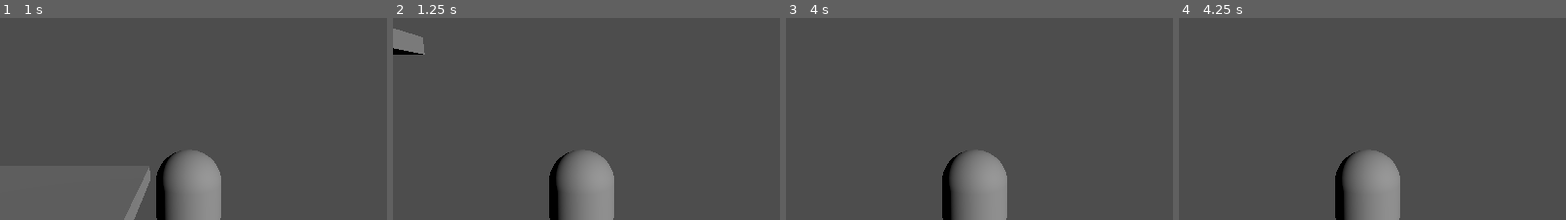
Above: before the commit, frames 1-4 (left to right).
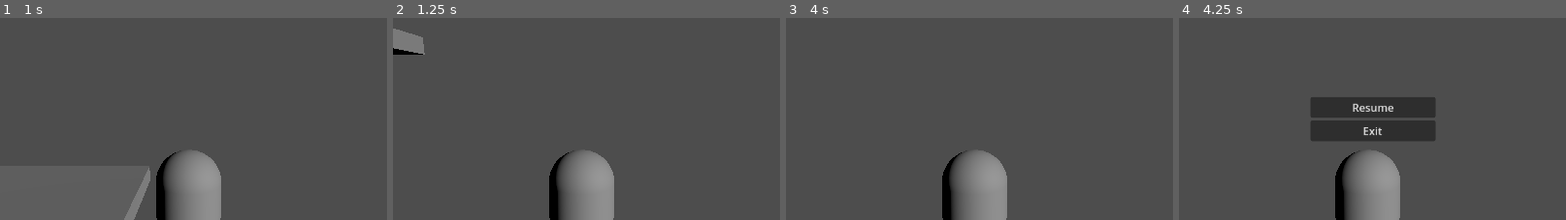
Above: after the commit, the same moments.

Repository: JDSankarlal/RJGame
Game: Godot game, scene res://Scenes/world.tscn
Two runs of this game, one before a commit and one after it. Both use one fixed random seed, a clock stepped at 60 frames per second and the inputs below.
Inputs (mouse positions are % of the whole screen's width and height, from its top left):
- Up to frame 1 (1 s): tap Enter at 0.5 s; move the mouse to (72, 41) at 0.52 s; hold D (move_right) from 0.53 s (still down)
- Up to frame 2 (1.25 s): keep holding D (move_right)
- Up to frame 3 (4 s): move the mouse to (30, 52) at 1.27 s; release D (move_right) at 1.28 s; hold S (move_back) 1.28-2.03 s; tap Space at 2, 3.5 s; move the mouse to (60, 23) at 2.02 s; hold D (move_right) 2.03-2.78 s; tap Enter at 2.75 s; move the mouse to (45, 68) at 2.77 s; hold W (move_forward) 2.78-3.53 s; move the mouse to (80, 62) at 3.52 s; hold A (move_left) from 3.53 s (still down)
- Up to frame 4 (4.25 s): keep holding A (move_left); tap Escape (pause, bound only after the commit) at 4.15 s
The pictures show only the part of the screen within x 26-76%, y 14-64%; the shares and areas given below are measured in that part.

Frames 1-3 are identical in both runs. In frame 4, 6.3% of the frame differs, in the area x 34-67%, y 39-61%.

Commit message:
Basic pause menu implemented.

Diff:
--- /dev/null
+++ b/Scenes/UI/pause_menu.gd
@@ -0,0 +1,25 @@
+extends CanvasLayer
+
+# Look up 2 nodes in hierarchy.
+@onready var world = $"../"
+
+# Called when the node enters the scene tree for the first time.
+func _ready():
+	pass # Replace with function body.
+
+# Called every frame. 'delta' is the elapsed time since the previous frame.
+func _process(_delta):
+	pass
+
+
+func _on_exit_pressed():
+	get_tree().quit()
+
+
+func _on_resume_pressed():
+	print("HERE")
+	world.pauseMenu()
+
+
+func _on_resume_mouse_entered():
+	print("HERE2")
--- /dev/null
+++ b/Scenes/UI/pause_menu.tscn
@@ -0,0 +1,34 @@
+[gd_scene load_steps=2 format=3 uid="uid://c8ajmhay723vl"]
+
+[ext_resource type="Script" path="res://Scenes/UI/pause_menu.gd" id="1_g72ji"]
+
+[node name="PauseMenu" type="CanvasLayer"]
+process_mode = 3
+script = ExtResource("1_g72ji")
+
+[node name="Control" type="Control" parent="."]
+layout_mode = 3
+anchors_preset = 0
+offset_right = 40.0
+offset_bottom = 40.0
+
+[node name="MarginContainer" type="MarginContainer" parent="Control"]
+offset_left = 491.0
+offset_top = 245.0
+offset_right = 677.0
+offset_bottom = 316.0
+
+[node name="VBoxContainer" type="VBoxContainer" parent="Control/MarginContainer"]
+layout_mode = 2
+
+[node name="Resume" type="Button" parent="Control/MarginContainer/VBoxContainer"]
+layout_mode = 2
+text = "Resume"
+
+[node name="Exit" type="Button" parent="Control/MarginContainer/VBoxContainer"]
+layout_mode = 2
+text = "Exit"
+
+[connection signal="mouse_entered" from="Control/MarginContainer/VBoxContainer/Resume" to="." method="_on_resume_mouse_entered"]
+[connection signal="pressed" from="Control/MarginContainer/VBoxContainer/Resume" to="." method="_on_resume_pressed"]
+[connection signal="pressed" from="Control/MarginContainer/VBoxContainer/Exit" to="." method="_on_exit_pressed"]
--- /dev/null
+++ b/Scenes/world.gd
@@ -0,0 +1,24 @@
+extends Node3D
+
+@onready var pause_menu = $PauseMenu
+var paused = false
+
+# Called when the node enters the scene tree for the first time.
+func _ready():
+	pass # Replace with function body.
+
+
+# Called every frame. 'delta' is the elapsed time since the previous frame.
+func _process(_delta):
+	if Input.is_action_just_pressed("pause"):
+		pauseMenu()
+
+func pauseMenu():
+	if paused:
+		pause_menu.hide()
+		#get_tree().paused = false
+	else:
+		pause_menu.show()
+		#get_tree().paused = true
+
+	paused = !paused
--- a/Scenes/world.tscn
+++ b/Scenes/world.tscn
@@ -1,6 +1,8 @@
-[gd_scene load_steps=4 format=3 uid="uid://dscxvjp1mhm6u"]
+[gd_scene load_steps=6 format=3 uid="uid://dscxvjp1mhm6u"]
 
+[ext_resource type="Script" path="res://Scenes/world.gd" id="1_sflnw"]
 [ext_resource type="PackedScene" uid="uid://dtswrhl0gjxoe" path="res://Scenes/Player/player.tscn" id="1_x74pw"]
+[ext_resource type="PackedScene" uid="uid://c8ajmhay723vl" path="res://Scenes/UI/pause_menu.tscn" id="2_amfnw"]
 
 [sub_resource type="BoxMesh" id="BoxMesh_qwx5a"]
 size = Vector3(10, 0.5, 10)
@@ -9,6 +11,7 @@
 size = Vector3(10, 0.5, 10)
 
 [node name="World" type="Node3D"]
+script = ExtResource("1_sflnw")
 
 [node name="Player" parent="." instance=ExtResource("1_x74pw")]
 
@@ -24,3 +27,6 @@
 
 [node name="DirectionalLight3D" type="DirectionalLight3D" parent="."]
 transform = Transform3D(0.684138, 0.269857, 0.677593, -0.634865, 0.677658, 0.371115, -0.359028, -0.684074, 0.634935, 2.32225, 11.9206, 3.94176)
+
+[node name="PauseMenu" parent="." instance=ExtResource("2_amfnw")]
+visible = false
--- a/project.godot
+++ b/project.godot
@@ -37,3 +37,8 @@
 "events": [Object(InputEventKey,"resource_local_to_scene":false,"resource_name":"","device":-1,"window_id":0,"alt_press …(192 unchanged characters)…
 ]
 }
+pause={
+"deadzone": 0.5,
+"events": [Object(InputEventKey,"resource_local_to_scene":false,"resource_name":"","device":-1,"window_id":0,"alt_pressed":false,"shift_pressed":false,"ctrl_pressed":false,"meta_pressed":false,"pressed":false,"keycode":0,"physical_keycode":4194305,"key_label":0,"unicode":0,"location":0,"echo":false,"script":null)
+]
+}
